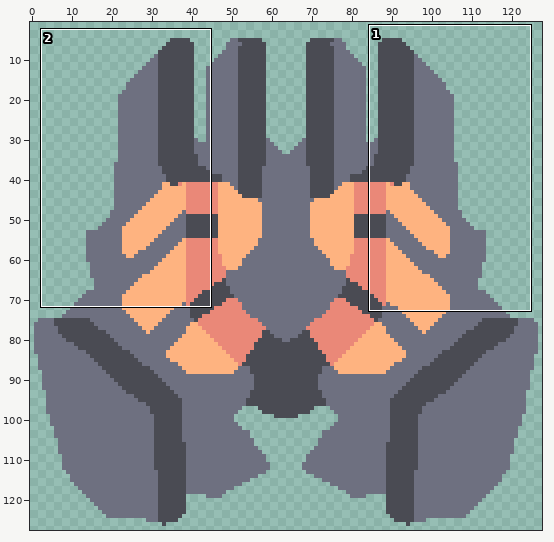
Sprite sheet, stored at core/assets-raw/sprites/blocks/turrets/afflict/afflict.png. Above, an overview of the earlier version with the close-up marked.
Close-up. Before:
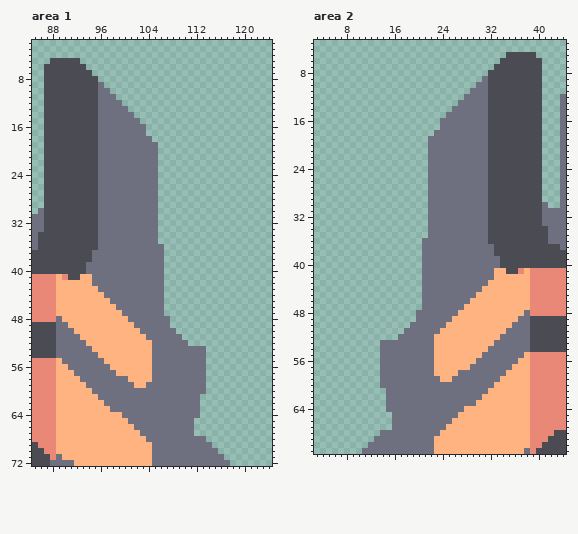
The file is 128x128 pixels. Shown: area 1: x 85..124, y 2..72; area 2: x 3..44, y 3..71. The wide view leaves out empty margins. The commit also changed other parts of the picture, which this record leaves out.
The same view after the edit:
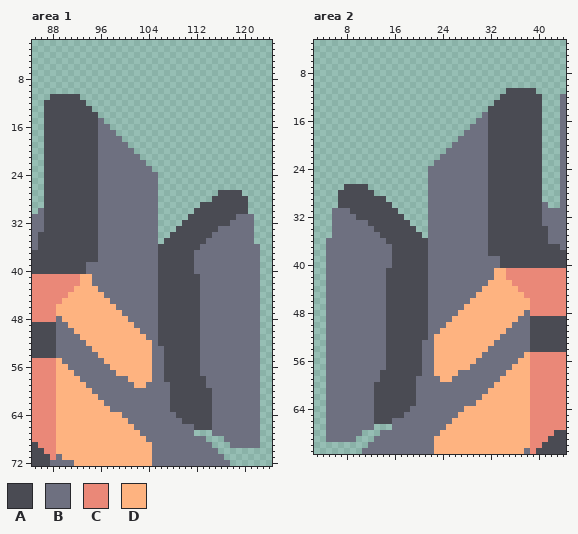
Palette (. is transparent): A #4a4b53  B #6e7080  C #ea8878  D #feb380
The edit:
Changed rows in their new state; - is an unchanged pixel.
Area 1:
first column x 87:
 5 -.....-------------
 6 .......------------
 7 ........-----------
 8 .........----------
 9 ..........---------
10 ...........--------
11 .-----......-------
12 -------......------
13 --------......-----
14 ---------......----
15 ----------......---
16 -----------......--
17 ------------.....--
18 -------------.....-
19 --------------.....
20 ---------------....
21 ----------------...
22 -----------------..
23 ------------------.
first column x 89:
27 ---------------------------AAAA---
28 --------------------------AAAAAA--
29 ------------------------AAAAAAAA--
30 -----------------------AAAAAAAAA--
31 ----------------------AAAAAAAABBB-
32 ---------------------AAAAAAAABBBB-
33 --------------------AAAAAAABBBBBB-
34 -------------------AAAAAAABBBBBBB-
35 ------------------AAAAAAABBBBBBBB-
36 -----------------AAAAAAABBBBBBBBBB
37 ------A----------AAAAAABBBBBBBBBBB
38 ------A----------AAAAAABBBBBBBBBBB
39 -----------------AAAAAABBBBBBBBBBB
40 -----------------AAAAAABBBBBBBBBBB
41 C-CC-------------AAAAAAABBBBBBBBBB
42 CCCC-------------AAAAAAABBBBBBBBBB
43 CCC--------------AAAAAAABBBBBBBBBB
44 CC---------------AAAAAAABBBBBBBBBB
45 C----------------AAAAAAABBBBBBBBBB
46 -----------------AAAAAAABBBBBBBBBB
47 -----------------AAAAAAABBBBBBBBBB
48 -----------------AAAAAAABBBBBBBBBB
49 -----------------AAAAAAABBBBBBBBBB
50 -----------------AAAAAAABBBBBBBBBB
51 -----------------AAAAAAABBBBBBBBBB
52 -----------------AAAAAAABBBBBBBBBB
53 ------------------AAAAAA-BBBBBBBBB
54 ------------------AAAAAA-BBBBBBBBB
55 ------------------AAAAAA-BBBBBBBBB
56 ------------------AAAAAA-BBBBBBBBB
57 ------------------AAAAAA-BBBBBBBBB
58 ------------------AAAAAAABBBBBBBBB
59 -------------------AAAAAABBBBBBBBB
60 -------------------AAAAAAABBBBBBBB
61 -------------------AAAAAAABBBBBBBB
62 -------------------AAAAAAABBBBBBBB
63 -------------------AAAAAAABBBBBBBB
64 --------------------AAAAAABBBBBBBB
65 ---------------------AAAAABBBBBBBB
66 -----------------------AAABBBBBBBB
67 --------------------------BBBBBBBB
68 ----------------------------BBBBBB
69 -----------------------------BBBBB
Area 2:
first column x 22:
 5 -------------.....-
 6 ------------.......
 7 -----------........
 8 ----------.........
 9 ---------..........
10 --------...........
11 -------......-----.
12 ------......-------
13 -----......--------
14 ----......---------
15 ---......----------
16 --......-----------
17 --.....------------
18 -.....-------------
19 .....--------------
20 ....---------------
21 ...----------------
22 ..-----------------
23 .------------------
first column x 5:
27 ---AAAA---------------------------
28 --AAAAAA--------------------------
29 --AAAAAAAA------------------------
30 --AAAAAAAAA-----------------------
31 -BBBAAAAAAAA----------------------
32 -BBBBAAAAAAAA---------------------
33 -BBBBBBAAAAAAA--------------------
34 -BBBBBBBAAAAAAA-------------------
35 -BBBBBBBBAAAAAAA------------------
36 BBBBBBBBBBAAAAAAA-----------------
37 BBBBBBBBBBBAAAAAA----------A------
38 BBBBBBBBBBBAAAAAA----------A------
39 BBBBBBBBBBBAAAAAA-----------------
40 BBBBBBBBBBBAAAAAA-----------------
41 BBBBBBBBBBAAAAAAA-------------CC-C
42 BBBBBBBBBBAAAAAAA-------------CCCC
43 BBBBBBBBBBAAAAAAA--------------CCC
44 BBBBBBBBBBAAAAAAA---------------CC
45 BBBBBBBBBBAAAAAAA----------------C
46 BBBBBBBBBBAAAAAAA-----------------
47 BBBBBBBBBBAAAAAAA-----------------
48 BBBBBBBBBBAAAAAAA-----------------
49 BBBBBBBBBBAAAAAAA-----------------
50 BBBBBBBBBBAAAAAAA-----------------
51 BBBBBBBBBBAAAAAAA-----------------
52 BBBBBBBBBBAAAAAAA-----------------
53 BBBBBBBBB-AAAAAA------------------
54 BBBBBBBBB-AAAAAA------------------
55 BBBBBBBBB-AAAAAA------------------
56 BBBBBBBBB-AAAAAA------------------
57 BBBBBBBBB-AAAAAA------------------
58 BBBBBBBBBAAAAAAA------------------
59 BBBBBBBBBAAAAAA-------------------
60 BBBBBBBBAAAAAAA-------------------
61 BBBBBBBBAAAAAAA-------------------
62 BBBBBBBBAAAAAAA-------------------
63 BBBBBBBBAAAAAAA-------------------
64 BBBBBBBBAAAAAA--------------------
65 BBBBBBBBAAAAA---------------------
66 BBBBBBBBAAA-----------------------
67 BBBBBBBB--------------------------
68 BBBBBB----------------------------
69 BBBBB-----------------------------
